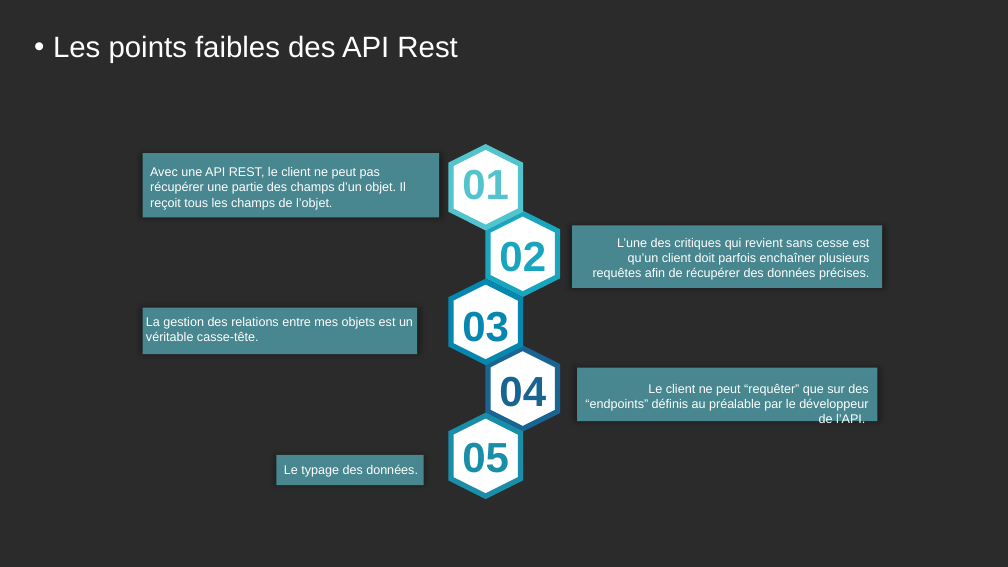
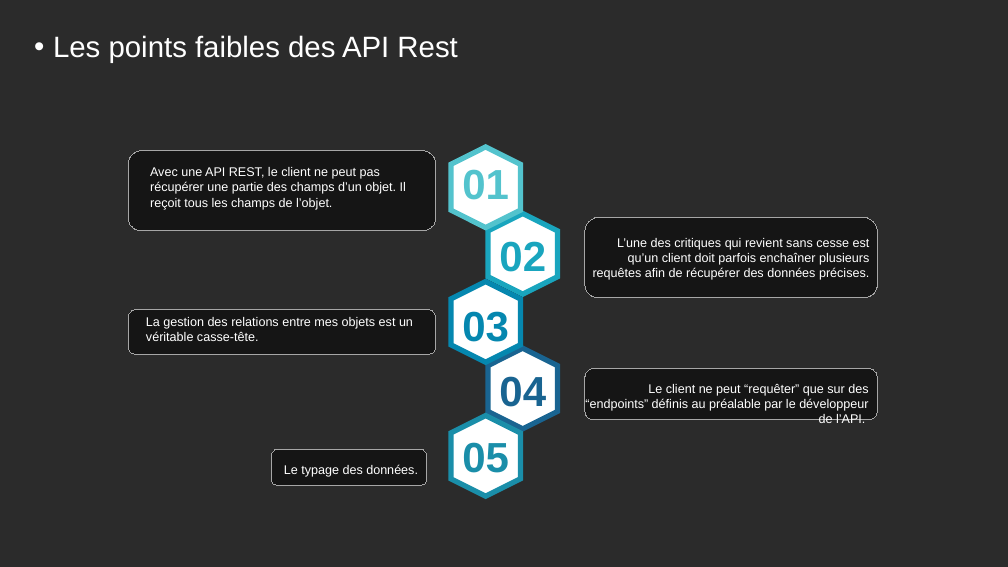
Before and after one commit to Mario-35/api-prestentation, a slide deck: slide 15 of prestentation.pptx. Drawn at 1008x567 pixels with LibreOffice and Linux fonts; fonts in the diff are those of the drawing; background and template pictures are left out; a plain dark background stands for a picture behind light text. Boxes give left, top, right and bottom in pixels: in the first picture for what was removed or moved away, otherwise in the second. Text is boxed around its words. In the diff, an @@ line names an element or a change of style, - is before the commit and + after.

```diff
--- a/prestentation.pptx
+++ b/prestentation.pptx
@@ rounded rectangle added at box(129, 150, 436, 231), fill #000000 at 50% opacity, outline #A6A6A6 0.75 pt @@
@@ rectangle removed at box(143, 154, 439, 218) @@
@@ rectangle removed at box(572, 225, 882, 288) @@
@@ rounded rectangle added at box(585, 218, 878, 298), fill #000000 at 50% opacity, outline #A6A6A6 0.75 pt @@
@@ rounded rectangle added at box(129, 309, 436, 354), fill #000000 at 50% opacity, outline #A6A6A6 0.75 pt @@
@@ rectangle removed at box(143, 308, 417, 355) @@
@@ rectangle removed at box(577, 368, 877, 421) @@
@@ rounded rectangle added at box(585, 368, 878, 420), fill #000000 at 50% opacity, outline #A6A6A6 0.75 pt @@
@@ rounded rectangle added at box(271, 449, 427, 485), fill #000000 at 50% opacity, outline #A6A6A6 0.75 pt @@
@@ rectangle removed at box(277, 455, 424, 485) @@
```
Also in this commit, not shown: 10 other slides changed, 2 slides added.
